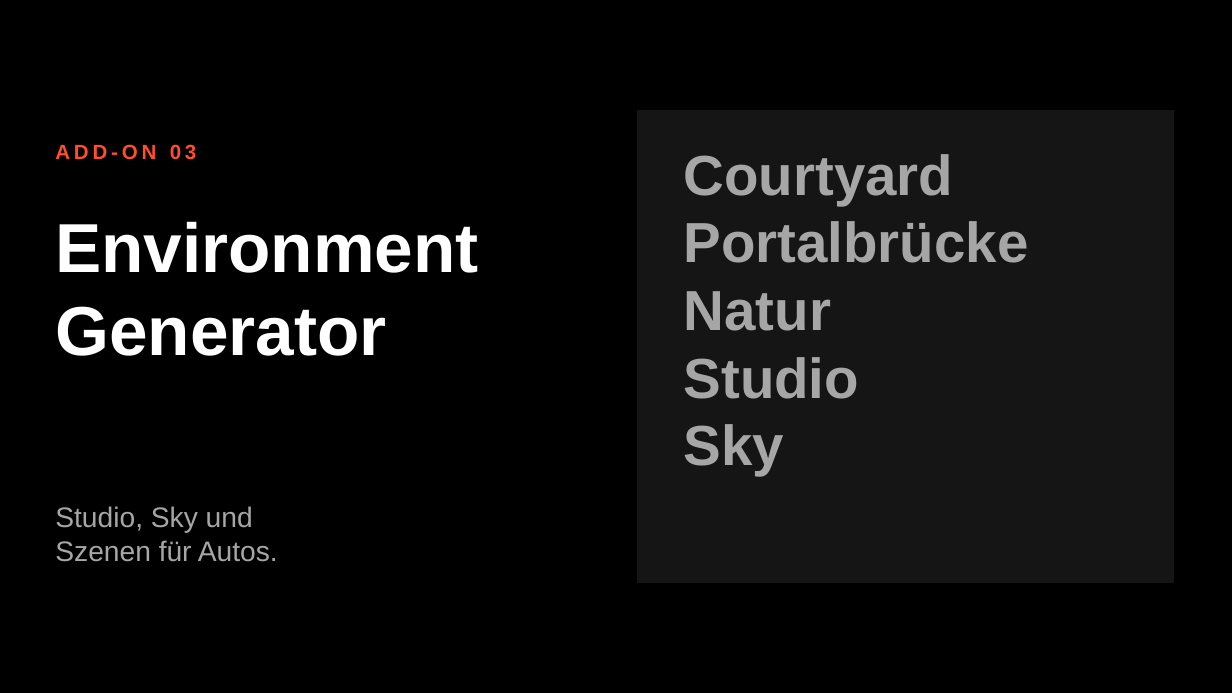
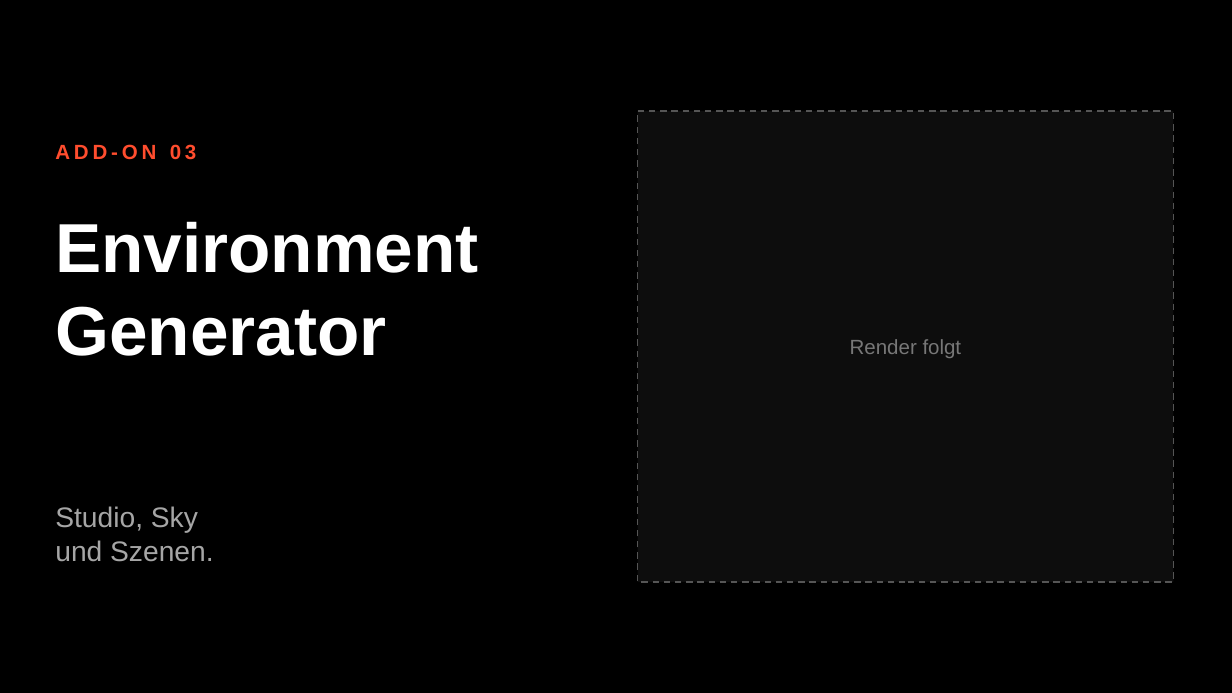
Before and after one commit to 5jn2zm8msr-ship-it/Test01, a slide deck: slide 14 of praesentation/Felgen_Add-ons.pptx (slide 13 before the commit). Drawn at 1232x693 pixels with LibreOffice and Linux fonts; fonts in the diff are those of the drawing. Boxes give left, top, right and bottom in pixels: in the first picture for what was removed or moved away, otherwise in the second. Text is boxed around its words. In the diff, an @@ line names an element or a change of style, - is before the commit and + after.

```diff
--- a/praesentation/Felgen_Add-ons.pptx
+++ b/praesentation/Felgen_Add-ons.pptx
@@ rectangle at (638,111,1174,582): fill #151515 to #0D0D0D; outline #151515 1 pt to #555555 1.25 pt dashed @@
@@ text "Render folgt" at (850,339,962,358): vertical alignment top to middle @@
@@ text at (850,339,962,358): text changed; size 44 to 16 pt; text colour #A6A6A6 to #777777; bold off @@
-Courtyard
-Portalbrücke
-Natur
-Studio
-Sky
+Render folgt
@@ text at (55,506,213,562): text changed @@
-Studio, Sky und
-Szenen für Autos.
+Studio, Sky
+und Szenen.
```
Also in this commit, not shown: 5 other slides changed, 10 slides added, 10 slides removed, 1 other file.
